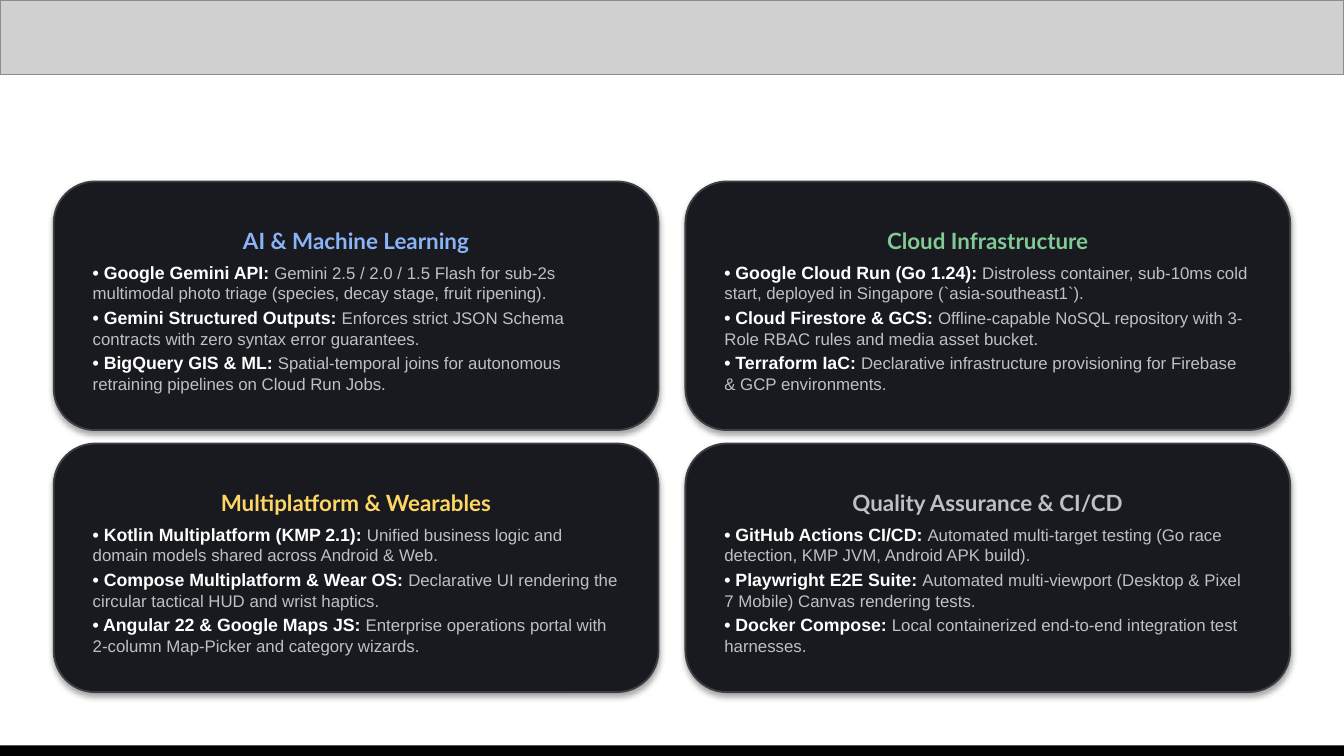
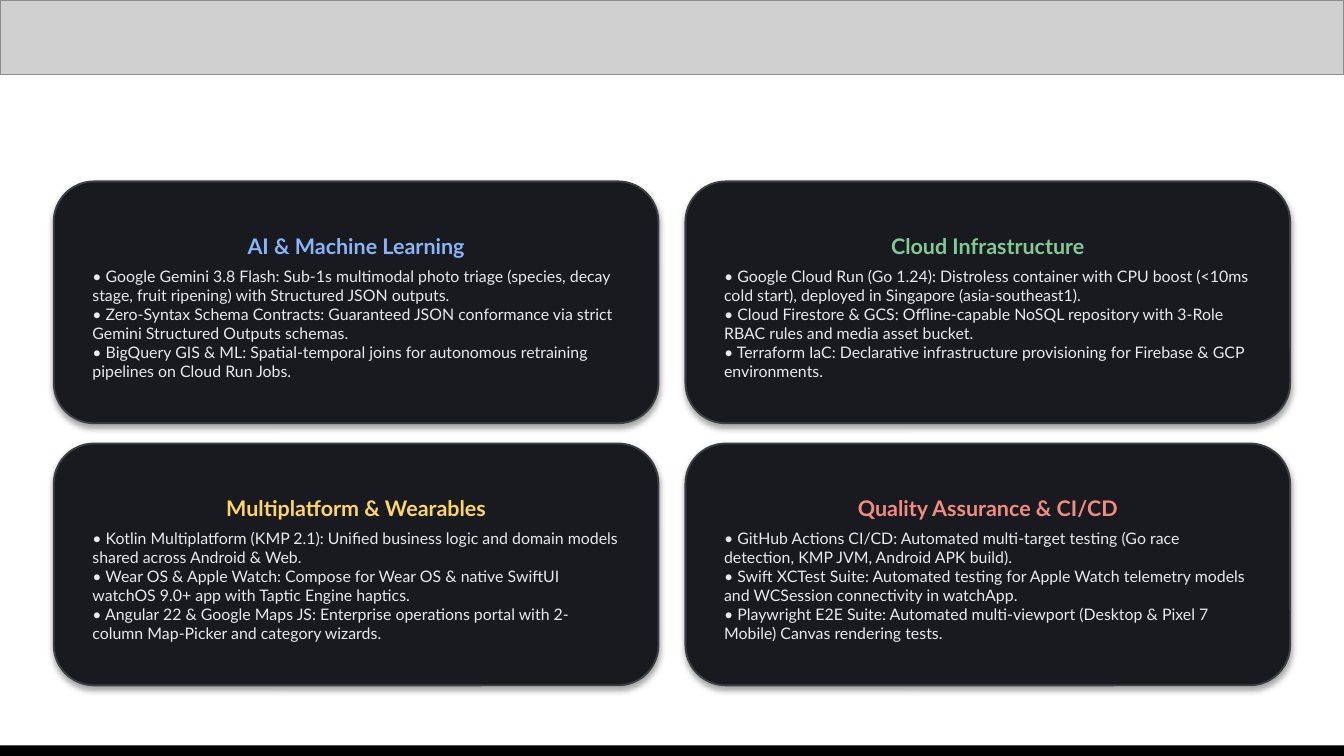
Before and after one commit to CoExistShieldAI/CoExistShieldAI, a slide deck: slide 11 of CoExistShieldAI_AIBuildersCup2026_PitchDeck.pptx (slide 9 before the commit). Drawn at 1344x756 pixels with LibreOffice and Linux fonts; fonts in the diff are those of the drawing; grey boxes stand for pictures. Boxes give left, top, right and bottom in pixels: in the first picture for what was removed or moved away, otherwise in the second. Text is boxed around its words. In the diff, an @@ line names an element or a change of style, - is before the commit and + after.

Commit message:
feat(regions): expand JAPAC conflict coverage to Sri Lanka and multi-species wildlife

```diff
--- a/CoExistShieldAI_AIBuildersCup2026_PitchDeck.pptx
+++ b/CoExistShieldAI_AIBuildersCup2026_PitchDeck.pptx
@@ rounded rectangle "AI & Machine Learning" resized from (x1=54, y1=181, x2=659, y2=430) to (x1=54, y1=181, x2=659, y2=423) @@
@@ rounded rectangle "Cloud Infrastructure" resized from (x1=685, y1=181, x2=1290, y2=430) to (x1=685, y1=181, x2=1290, y2=423) @@
@@ text in rounded rectangle at (x1=92, y1=238, x2=588, y2=380): size 12 to 11.5 pt in "AI & Machine Learning"; size 9.5 to 8.5 pt, text colour #FFFFFF to #E8EAED, bold off in "• BigQuery GIS & ML:"; size 9 to 8.5 pt, text colour #BDC1C6 to #E8EAED in "Spatial-temporal joins for autonomous retraining pipelines o ..."; font Arial to Lato in "• BigQuery GIS & ML: Spatial-temporal joins ..."; less space between paragraphs @@
@@ text in rounded rectangle at (x1=724, y1=238, x2=1245, y2=377): size 12 to 11.5 pt in "Cloud Infrastructure"; size 9.5 to 8.5 pt, text colour #FFFFFF to #E8EAED, bold off in "• Cloud Firestore & GCS:", "• Terraform IaC:"; size 9 to 8.5 pt, text colour #BDC1C6 to #E8EAED in "Offline-capable NoSQL repository with 3-Role RBAC rules ...", "Declarative infrastructure provisioning for Firebase & GCP ..."; font Arial to Lato in "• Cloud Firestore & GCS: Offline-capable NoSQL ...", "• Terraform IaC: Declarative infrastructure provisioning for ..."; less space between paragraphs @@
@@ text in rounded rectangle at (x1=92, y1=270, x2=612, y2=342): text changed; size 9 to 8.5 pt; font Arial to Lato; text colour #BDC1C6 to #E8EAED @@
-• Google Gemini API: Gemini 2.5 / 2.0 / 1.5 Flash for sub-2s multimodal photo triage (species, decay stage, fruit ripening).
-• Gemini Structured Outputs: Enforces strict JSON Schema contracts with zero syntax error guarantees.
+• Google Gemini 3.8 Flash: Sub-1s multimodal photo triage (species, decay stage, fruit ripening) with Structured JSON outputs.
+• Zero-Syntax Schema Contracts: Guaranteed JSON conformance via strict Gemini Structured Outputs schemas.
@@ text in rounded rectangle at (x1=724, y1=270, x2=1248, y2=304): text changed; size 9 to 8.5 pt; font Arial to Lato; text colour #BDC1C6 to #E8EAED @@
-• Google Cloud Run (Go 1.24): Distroless container, sub-10ms cold start, deployed in Singapore (`asia-southeast1`).
+• Google Cloud Run (Go 1.24): Distroless container with CPU boost (<10ms cold start), deployed in Singapore (asia-southeast1).
@@ rounded rectangle "Multiplatform & Wearables" resized from (x1=54, y1=444, x2=659, y2=692) to (x1=54, y1=444, x2=659, y2=685) @@
@@ rounded rectangle "Quality Assurance & CI/CD" resized from (x1=685, y1=444, x2=1290, y2=692) to (x1=685, y1=444, x2=1290, y2=685) @@
@@ text in rounded rectangle at (x1=92, y1=500, x2=618, y2=642): size 12 to 11.5 pt in "Multiplatform & Wearables"; size 9.5 to 8.5 pt, text colour #FFFFFF to #E8EAED, bold off in "• Kotlin Multiplatform (KMP 2.1):", "• Angular 22 & Google Maps JS:"; size 9 to 8.5 pt, text colour #BDC1C6 to #E8EAED in "Unified business logic and domain models shared ...", "Enterprise operations portal with 2-column Map-Picker and ..."; font Arial to Lato in "• Kotlin Multiplatform (KMP 2.1): Unified business ...", "• Angular 22 & Google Maps JS: ..."; less space between paragraphs @@
@@ text in rounded rectangle at (x1=724, y1=500, x2=1208, y2=642): size 12 to 11.5 pt, text colour #BDC1C6 to #F28B82 in "Quality Assurance & CI/CD"; size 9.5 to 8.5 pt, text colour #FFFFFF to #E8EAED, bold off in "• GitHub Actions CI/CD:", "• Playwright E2E Suite:"; size 9 to 8.5 pt, text colour #BDC1C6 to #E8EAED in "Automated multi-target testing (Go race detection, KMP ...", "Automated multi-viewport (Desktop & Pixel 7 Mobile) ..."; font Arial to Lato in "• GitHub Actions CI/CD: Automated multi-target testing ...", "• Playwright E2E Suite: Automated multi-viewport (Desktop ..."; less space between paragraphs @@
@@ text in rounded rectangle at (x1=92, y1=570, x2=560, y2=604): text changed; size 9 to 8.5 pt; font Arial to Lato; text colour #BDC1C6 to #E8EAED @@
-• Compose Multiplatform & Wear OS: Declarative UI rendering the circular tactical HUD and wrist haptics.
+• Wear OS & Apple Watch: Compose for Wear OS & native SwiftUI watchOS 9.0+ app with Taptic Engine haptics.
@@ text in rounded rectangle at (x1=724, y1=570, x2=1245, y2=604): paragraph added @@
+• Swift XCTest Suite: Automated testing for Apple Watch telemetry models and WCSession connectivity in watchApp.
@@ text in rounded rectangle at (x1=724, y1=618, x2=1237, y2=652): paragraph removed @@
-• Docker Compose: Local containerized end-to-end integration test harnesses.
```
Also in this commit, not shown: 11 other slides changed, 5 slides added, 3 slides removed, 12 other files.
